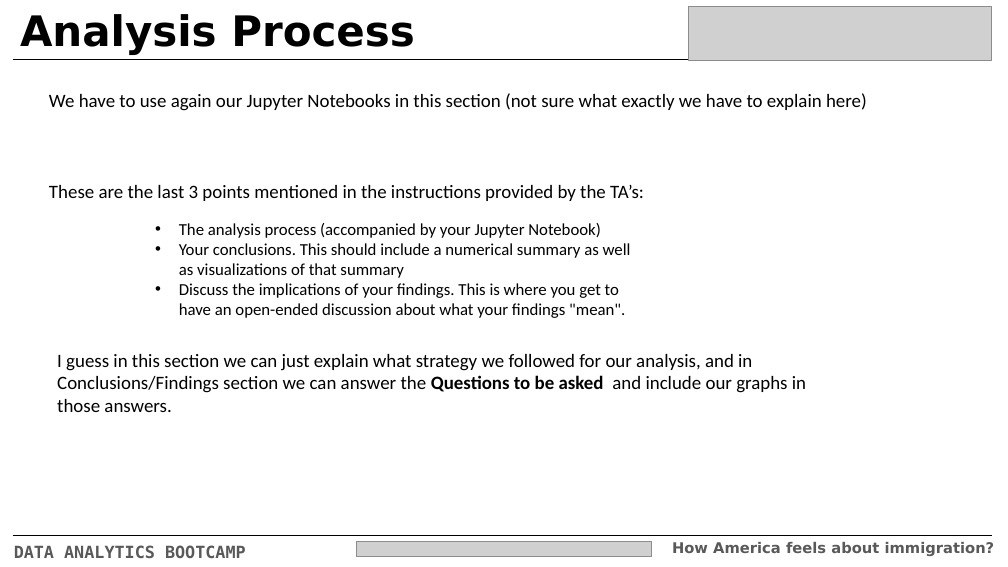
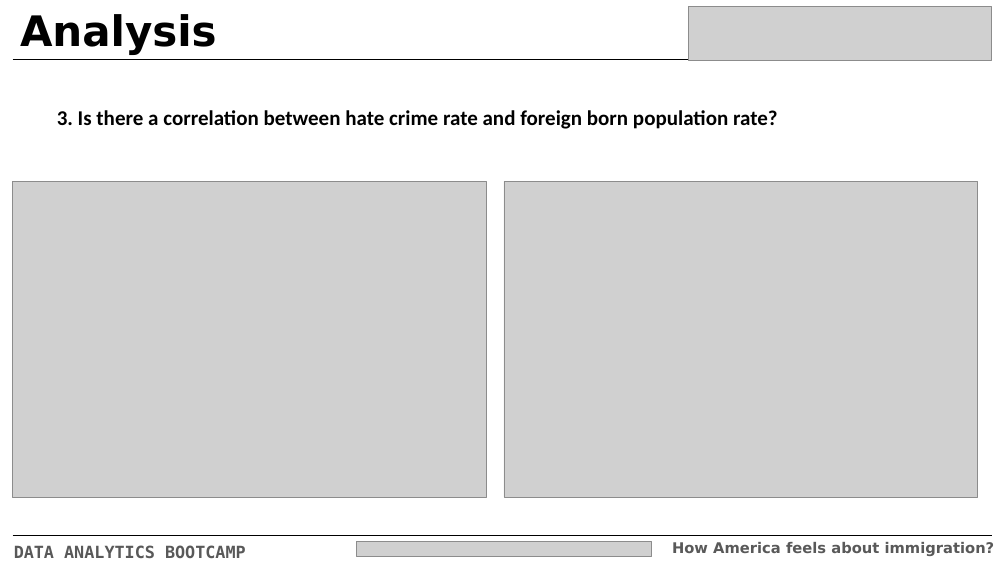
Before and after one commit to jmendiola84/Team_5, a slide deck: slide 6 of Project 1 - Data Analytics.pptx (slide 7 before the commit). Drawn at 1008x567 pixels with LibreOffice and Linux fonts; fonts in the diff are those of the drawing; grey boxes stand for pictures. Boxes give left, top, right and bottom in pixels: in the first picture for what was removed or moved away, otherwise in the second. Text is boxed around its words. In the diff, an @@ line names an element or a change of style, - is before the commit and + after.

```diff
--- a/Project 1 - Data Analytics.pptx
+++ b/Project 1 - Data Analytics.pptx
@@ text at bbox=[20, 14, 217, 55]: text changed @@
-Analysis Process
+Analysis
@@ text removed at bbox=[49, 93, 867, 201] @@
-We have to use again our Jupyter Notebooks in this section (not sure what exactly we have to explain here)
-These are the last 3 points mentioned in the instructions provided by the TA’s:
@@ text added at bbox=[57, 110, 778, 129], 20 pt, text #000000, bold @@
+3. Is there a correlation between hate crime rate and foreign born population rate?
@@ picture added at bbox=[13, 181, 487, 498] @@
@@ picture added at bbox=[504, 181, 979, 498] @@
@@ text removed at bbox=[179, 223, 631, 318] @@
-      • The analysis process (accompanied by your Jupyter Notebook)
-      • Your conclusions. This should include a numerical summary as well as visualizations of that summary
-      • Discuss the implications of your findings. This is where you get to have an open-ended discussion about what your findings "mean".
@@ text removed at bbox=[57, 354, 806, 412] @@
-I guess in this section we can just explain what strategy we followed for our analysis, and in Conclusions/Findings section we can answer the Questions to be asked and include our graphs in those answers.
```
Also in this commit, not shown: 3 other slides changed, 2 slides added, 1 slide removed.
